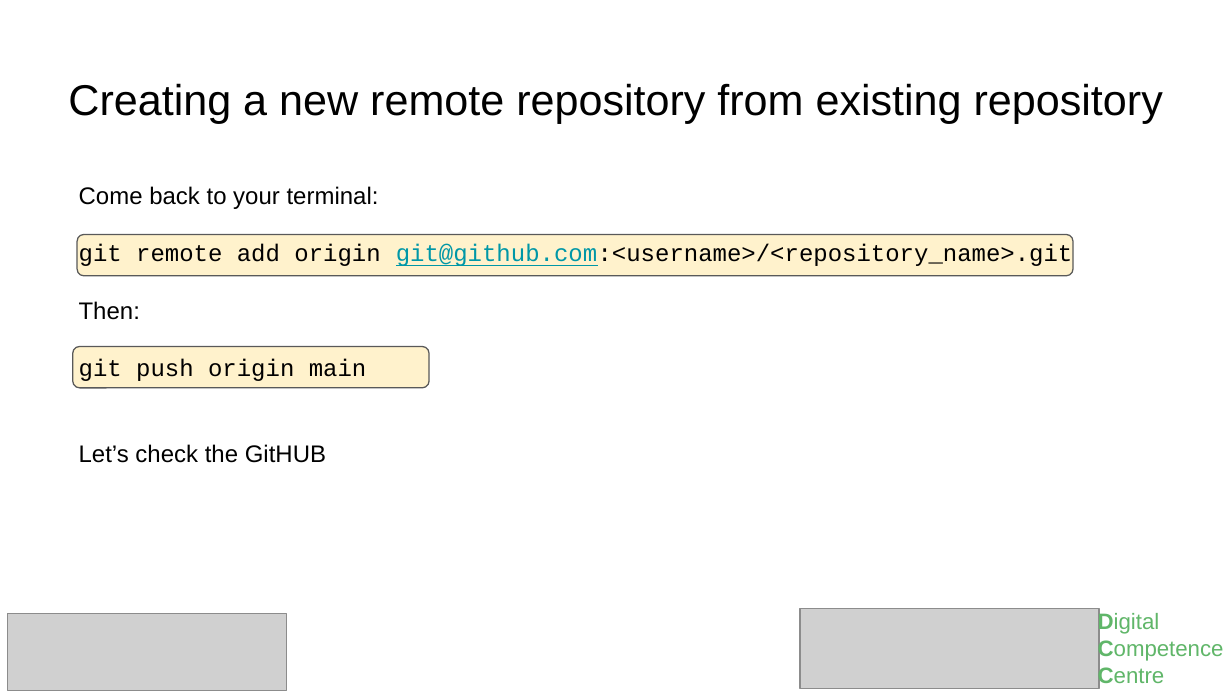
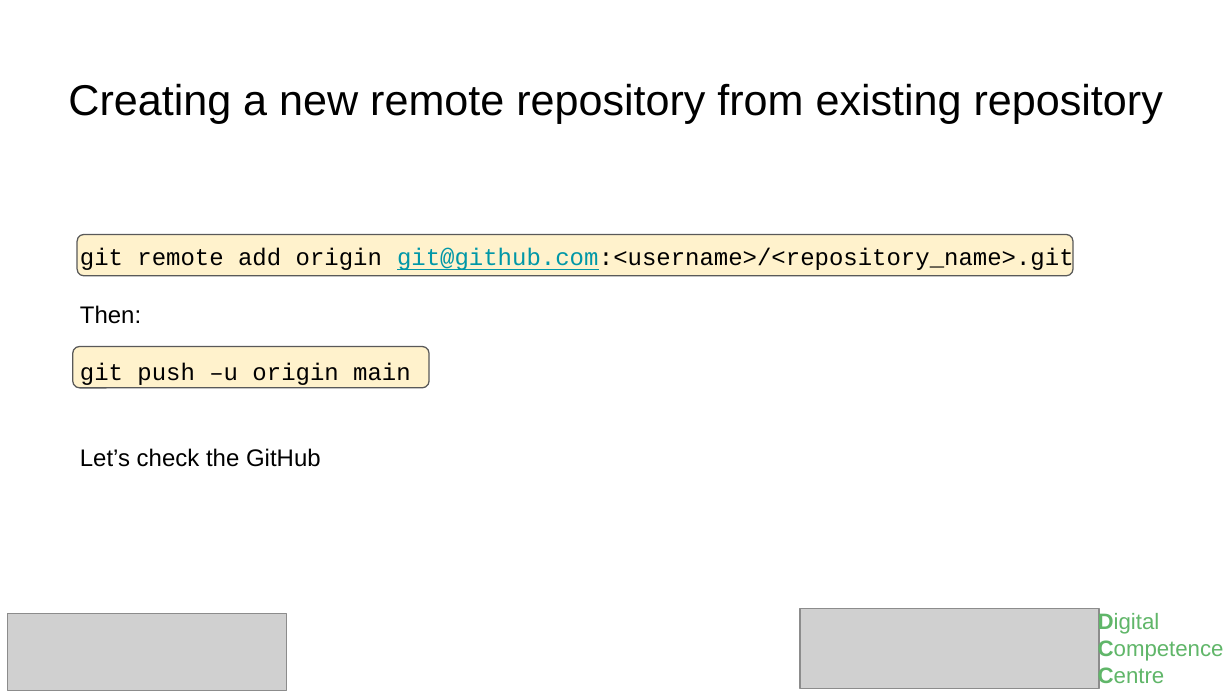
Before and after one commit to RUG-DCC-Research-Software/introduction_to_git_github, a slide deck: slide 78 of 07102025-Introduction_to_git_kapteyn.pptx (slide 76 before the commit). Drawn at 1232x693 pixels with LibreOffice and Linux fonts; fonts in the diff are those of the drawing; grey boxes stand for pictures. Boxes give left, top, right and bottom in pixels: in the first picture for what was removed or moved away, otherwise in the second. Text is boxed around its words. In the diff, an @@ line names an element or a change of style, - is before the commit and + after.

```diff
--- a/07102025-Introduction_to_git_kapteyn.pptx
+++ b/07102025-Introduction_to_git_kapteyn.pptx
@@ text "git remote add origin git@github.com:<username>/<repository_ ...": place and size @@
-text "git remote add origin git@github.com:<username>/<repository_ ..." at bbox=[79, 186, 1073, 463]
+text "git remote add origin git@github.com:<username>/<repository_ ..." at bbox=[80, 248, 1074, 467]
@@ text at bbox=[79, 186, 379, 209]: paragraph removed @@
-Come back to your terminal:
@@ text at bbox=[80, 363, 411, 467]: text changed; font Arial to Courier New @@
-git push origin main
-Let’s check the GitHUB
+git push –u origin main
+Let’s check the GitHub
```
Also in this commit, not shown: 11 other slides changed, 3 slides added.
